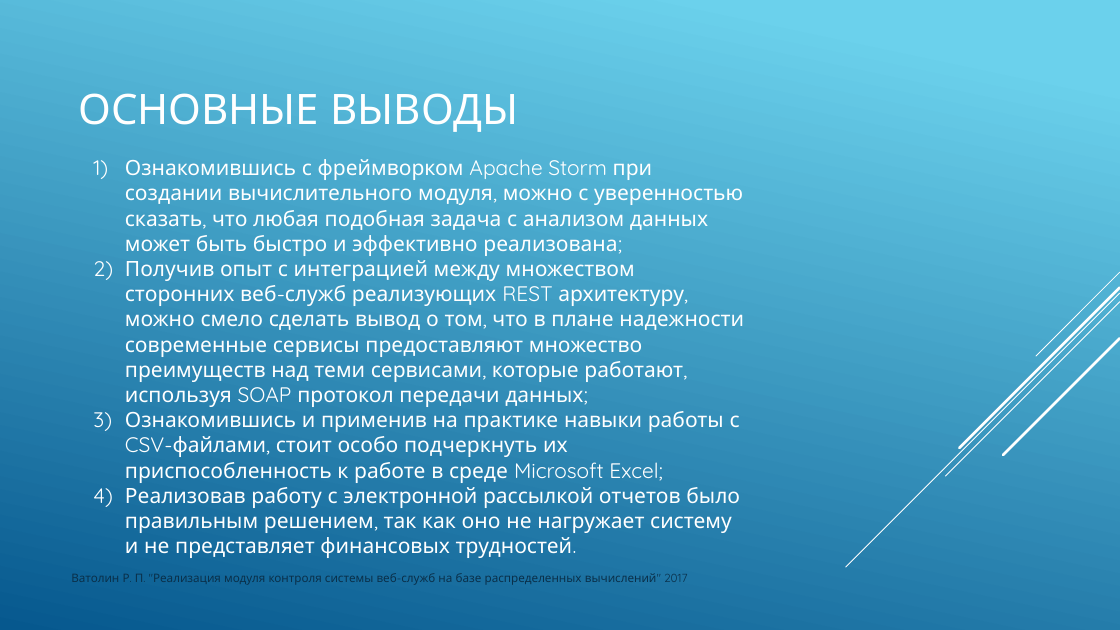
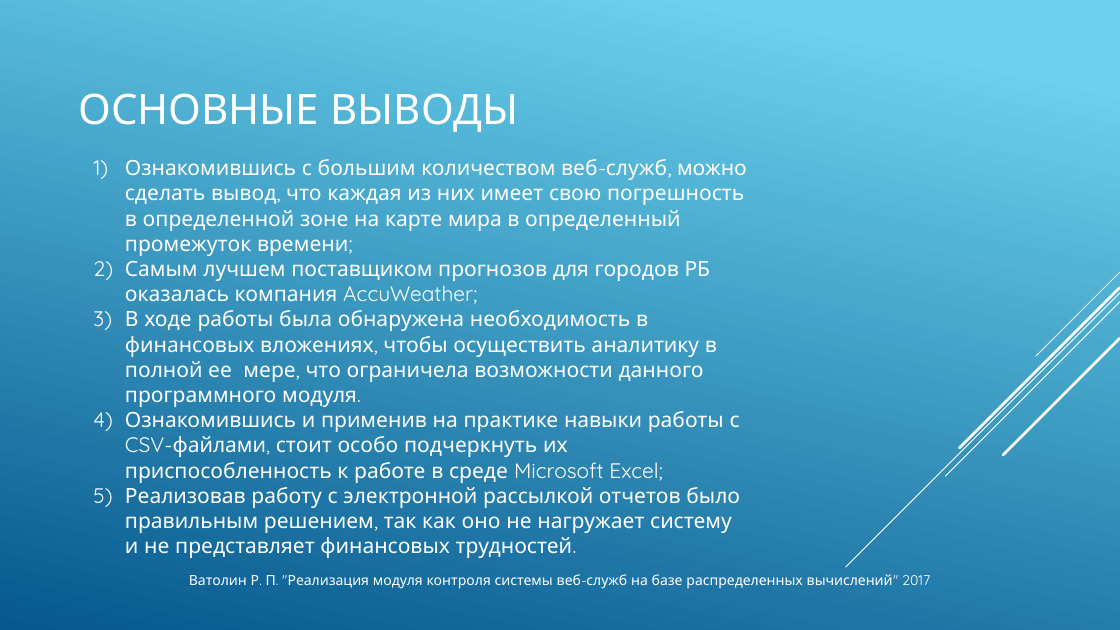
Before and after one commit to vatolinrp/weather-analyzer, a slide deck: slide 13 of docs/VatolinRP.pptx. Drawn at 1120x630 pixels with LibreOffice and Linux fonts; fonts in the diff are those of the drawing. Boxes give left, top, right and bottom in pixels: in the first picture for what was removed or moved away, otherwise in the second. Text is boxed around its words. In the diff, an @@ line names an element or a change of style, - is before the commit and + after.

```diff
--- a/docs/VatolinRP.pptx
+++ b/docs/VatolinRP.pptx
@@ text at box(125, 159, 747, 407): text changed @@
-1) Ознакомившись с фреймворком Apache Storm при создании вычислительного модуля, можно с уверенностью сказать, что любая подобная задача с анализом данных может быть быстро и эффективно реализована;
-2) Получив опыт с интеграцией между множеством сторонних веб-служб реализующих REST архитектуру, можно смело сделать вывод о том, что в плане надежности современные сервисы предоставляют множество преимуществ над теми сервисами, которые работают, используя SOAP протокол передачи данных;
+1) Ознакомившись с большим количеством веб-служб, можно сделать вывод, что каждая из них имеет свою погрешность в определенной зоне на карте мира в определенный промежуток времени;
+2) Самым лучшем поставщиком прогнозов для городов РБ оказалась компания AccuWeather;
+3) В ходе работы была обнаружена необходимость в финансовых вложениях, чтобы осуществить аналитику в полной ее мере, что ограничела возможности данного программного модуля.
@@ text "Ватолин Р. П. "Реализация модуля ...": place and size @@
-text "Ватолин Р. П. "Реализация модуля ..." at box(71, 573, 687, 585)
+text "Ватолин Р. П. "Реализация модуля ..." at box(189, 574, 930, 589)
@@ text "Ватолин Р. П. "Реализация модуля ..." at box(189, 574, 930, 589): size 10 to 12 pt, text colour #0A304A to #FFFFFF; alignment left to centre @@
```
Also in this commit, not shown: 11 other slides changed.
